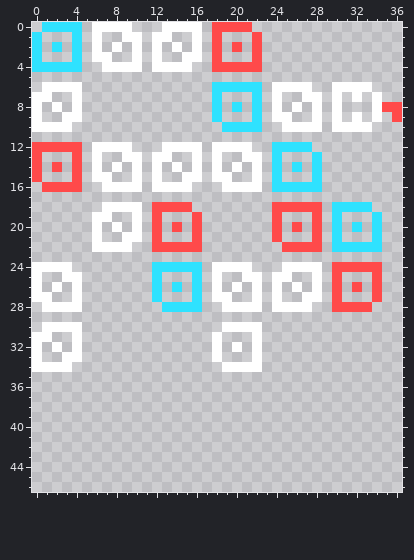
Edited in one commit: pixel-art sprite (src/PersonalWebsite/ExtraPage/Sprites/snake-high-scores-banner.png). The picture above is the old version.
The file is 37x47 pixels. The old version is drawn lined up with the new one.
Now the later version:
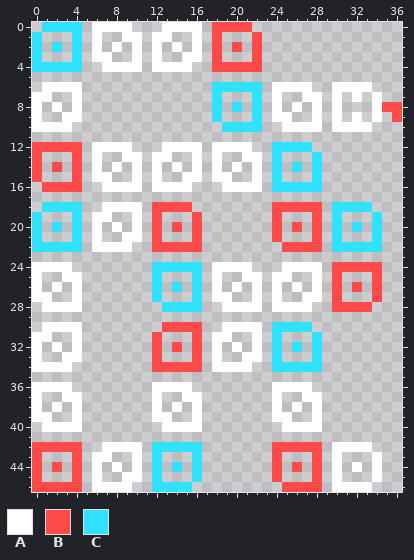
Palette (. is transparent): A #ffffff  B #ff4a4a  C #2fe2ff
Commit message: Updated snake menu banners
Changes in this commit:
drawings rearranged on the sheet (the old picture shows each at its new place)
Changed rows in their new state; - is an unchanged pixel.
first column x 0:
18 -CCCC
19 C---C
20 C-C-C
21 C---C
22 CCCCC
first column x 0:
30 -------------BBBB-------CCCC-------
31 ------------B---B--A----C---C------
32 ------------B-B-B-------C-C-C------
33 ------------B---B----A--C---C------
34 ------------BBBBB-A---.-CCCCC------
36 AAAA--------AAAA--------AAAA-------
37 A--AA-------A--AA-------A--AA------
38 A-A-A-------A-A-A-------A-A-A------
39 AA--A-------AA--A-------AA--A------
40 -AAAA--------AAAA--------AAAA------
42 BBBBB--AAAA-CCCCC-------BBBBB-AAAA-
43 B---B-AA--A-C---C-------B---B-A---A
44 B-B-B-A-A-A-C-C-C-------B-B-B-A-A-A
45 B---B-A--AA-C---C-------B---B-A---A
46 BBBBB-AAAA--CCCC---------BBBB-AAAA-
Pixel boxes of the changes (left, top, right, bottom) in both pictures:
added: (32, 202, 82, 252)
changed: (32, 322, 382, 492)
